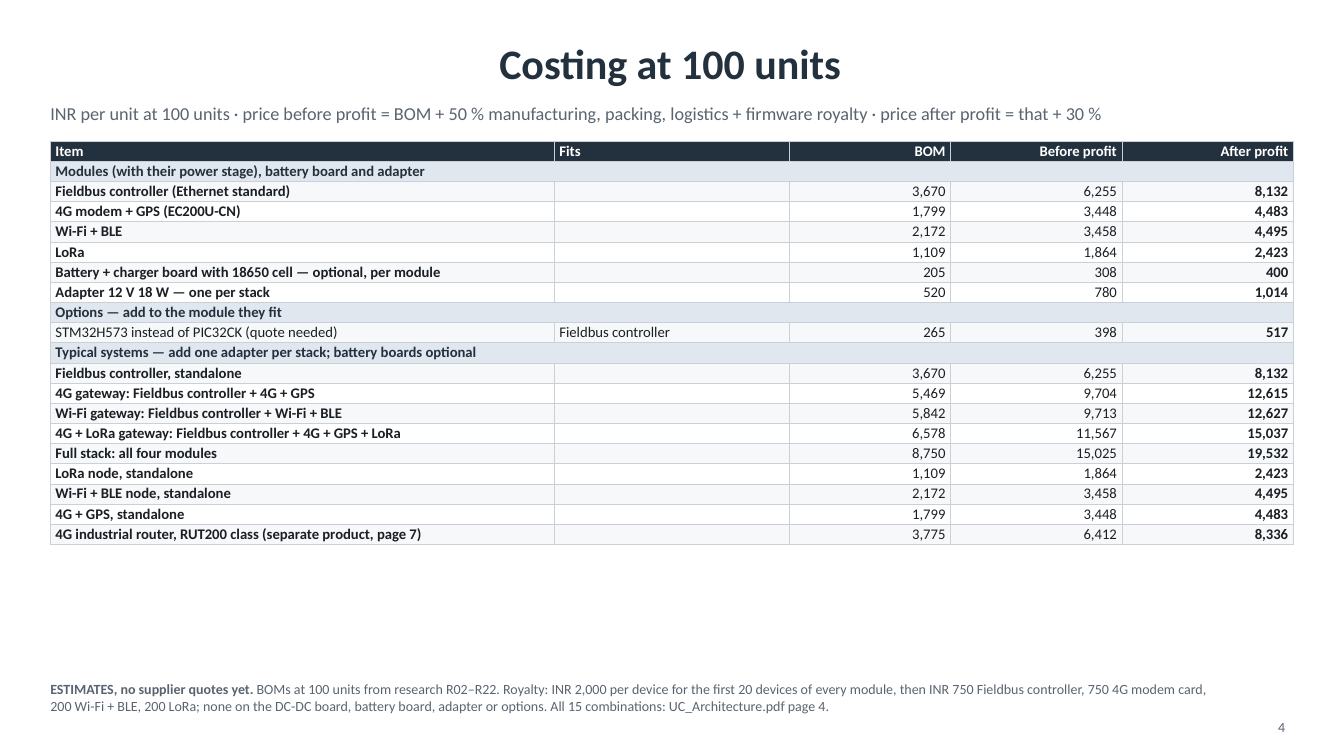
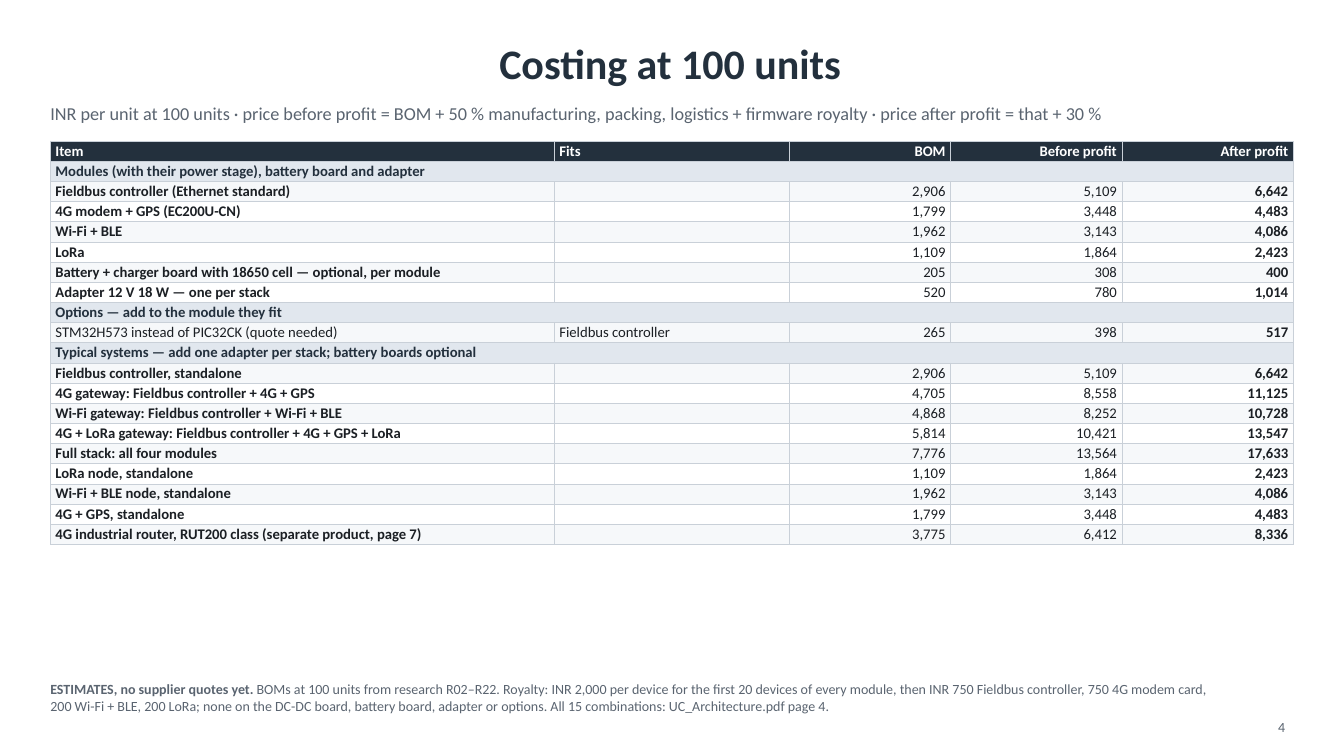
Before and after one commit to Sourcerrer/Universal-Controller_Hardware, a slide deck: slide 4 of docs/arch/UC_Overview.pptx. Drawn at 1344x756 pixels with LibreOffice and Linux fonts; fonts in the diff are those of the drawing. Boxes give left, top, right and bottom in pixels: in the first picture for what was removed or moved away, otherwise in the second. Text is boxed around its words. In the diff, an @@ line names an element or a change of style, - is before the commit and + after.

```diff
--- a/docs/arch/UC_Overview.pptx
+++ b/docs/arch/UC_Overview.pptx
@@ table at (50,141,1294,546) @@
-row 3: Fieldbus controller (Ethernet standard) |  | 3,670 | 6,255 | 8,132
+row 3: Fieldbus controller (Ethernet standard) |  | 2,906 | 5,109 | 6,642
-row 5: Wi-Fi + BLE |  | 2,172 | 3,458 | 4,495
+row 5: Wi-Fi + BLE |  | 1,962 | 3,143 | 4,086
-row 12: Fieldbus controller, standalone |  | 3,670 | 6,255 | 8,132
+row 12: Fieldbus controller, standalone |  | 2,906 | 5,109 | 6,642
-row 13: 4G gateway: Fieldbus controller + 4G + GPS |  | 5,469 | 9,704 | 12,615
+row 13: 4G gateway: Fieldbus controller + 4G + GPS |  | 4,705 | 8,558 | 11,125
-row 14: Wi-Fi gateway: Fieldbus controller + Wi-Fi + BLE |  | 5,842 | 9,713 | 12,627
+row 14: Wi-Fi gateway: Fieldbus controller + Wi-Fi + BLE |  | 4,868 | 8,252 | 10,728
-row 15: 4G + LoRa gateway: Fieldbus controller + 4G + GPS + LoRa |  | 6,578 | 11,567 | 15,037
+row 15: 4G + LoRa gateway: Fieldbus controller + 4G + GPS + LoRa |  | 5,814 | 10,421 | 13,547
-row 16: Full stack: all four modules |  | 8,750 | 15,025 | 19,532
+row 16: Full stack: all four modules |  | 7,776 | 13,564 | 17,633
-row 18: Wi-Fi + BLE node, standalone |  | 2,172 | 3,458 | 4,495
+row 18: Wi-Fi + BLE node, standalone |  | 1,962 | 3,143 | 4,086
```
Also in this commit, not shown: 1 other slide changed, 12 other files.
